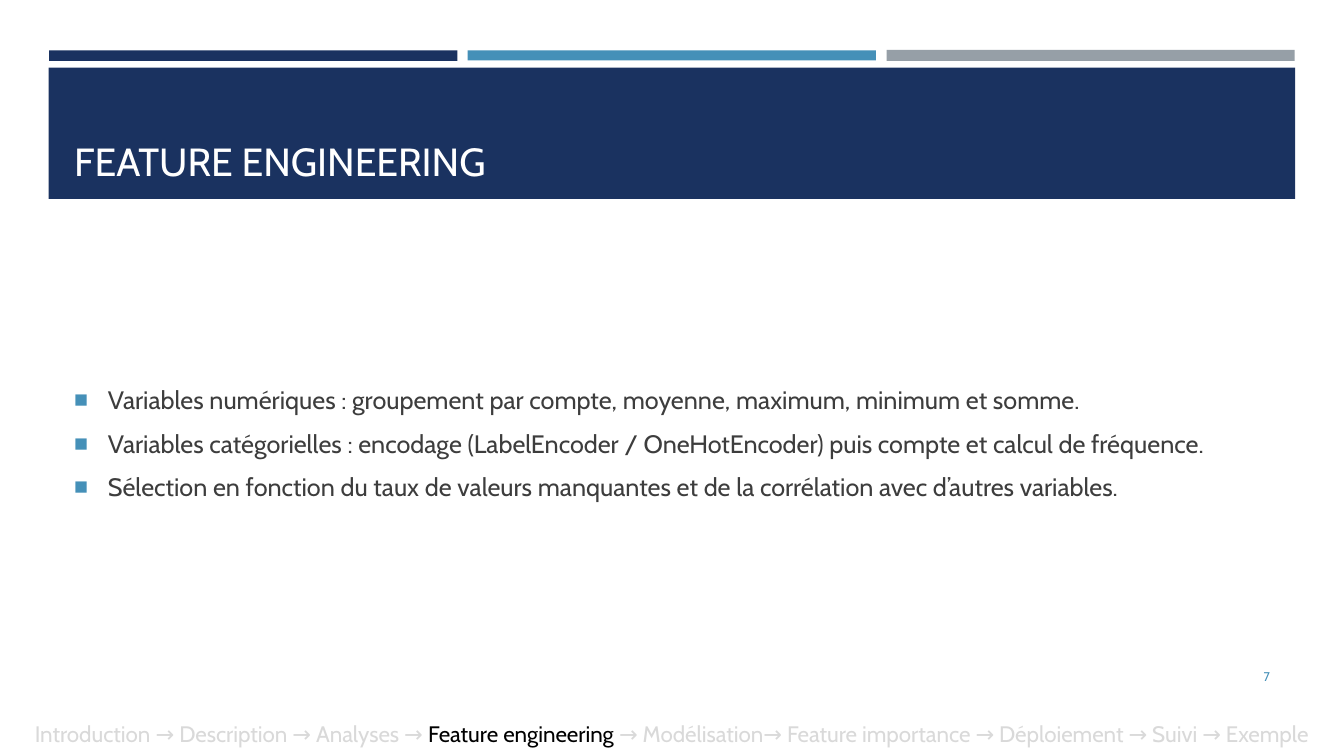
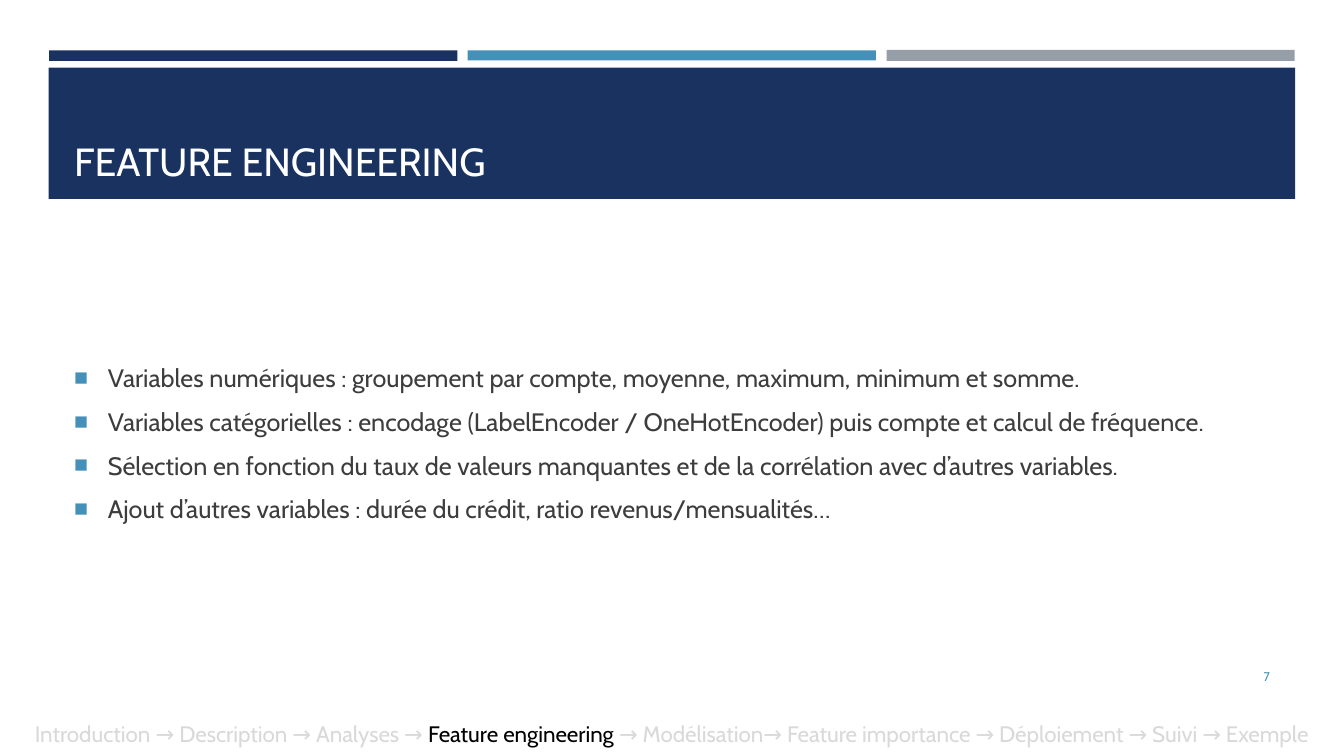
Before and after one commit to ludovicchmz/OpenClassrooms-DataScientist-Projet7, a slide deck: slide 7 of Chaumaz_Ludovic_6_presentation_102025.pptx. Drawn at 1344x756 pixels with LibreOffice and Linux fonts; fonts in the diff are those of the drawing. Boxes give left, top, right and bottom in pixels: in the first picture for what was removed or moved away, otherwise in the second. Text is boxed around its words. In the diff, an @@ line names an element or a change of style, - is before the commit and + after.

Commit message:
ajout data drift + maj presentation

```diff
--- a/Chaumaz_Ludovic_6_presentation_102025.pptx
+++ b/Chaumaz_Ludovic_6_presentation_102025.pptx
@@ text at (108,499,831,524): paragraph added @@
+■ Ajout d’autres variables : durée du crédit, ratio revenus/mensualités…
```
Also in this commit, not shown: 1 other slide changed, 11 slides added, 4 other files.
